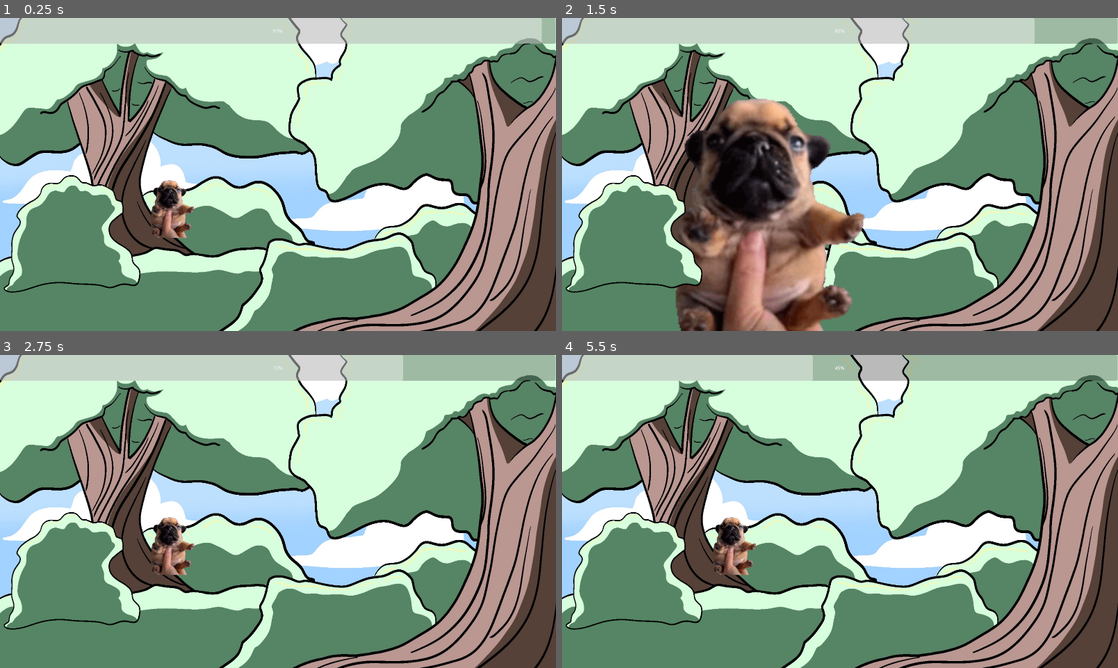
Above: before the commit, frames 1-4 (two rows, left to right).
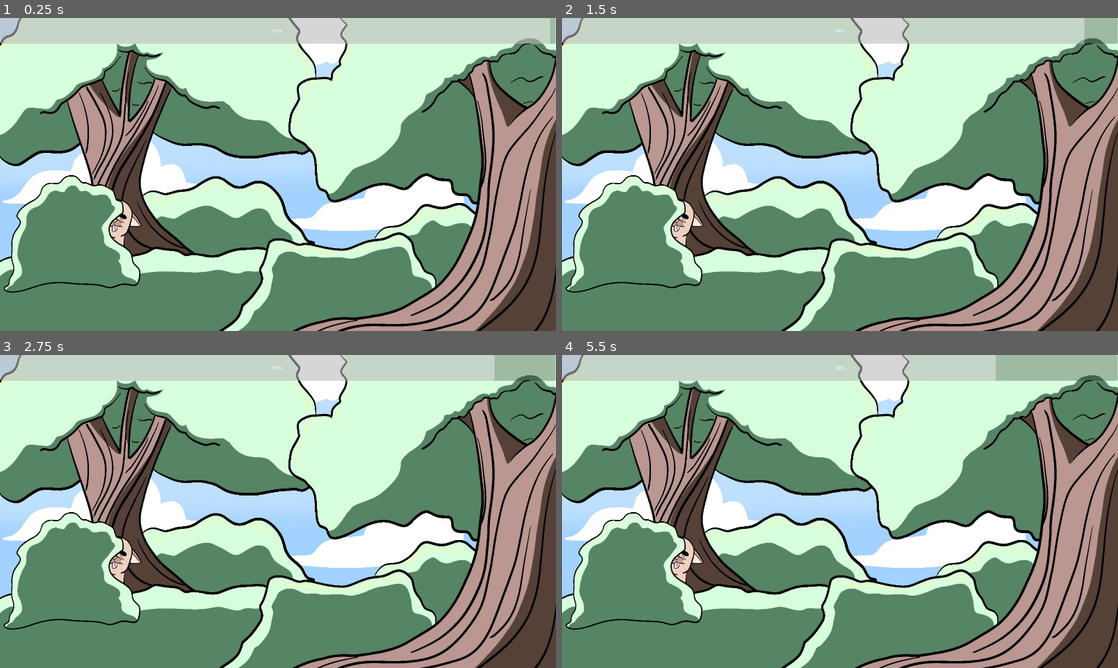
Above: after the commit, the same moments.

Repository: SkaldWorks/wash-my-pibble
Game: Godot game, scene res://Scenes/level scenes/Find Pibble.tscn
Two runs of this game, one before a commit and one after it. Both use one fixed random seed, a clock stepped at 60 frames per second and the inputs below. This scene is started directly instead of the project's main scene. The engine's default icon, where the game draws it, is replaced by a stand-in: a white triangle on a blue panel in a dark square.
Inputs (mouse positions are in pixels of both pictures, inside the frame that each line leads up to):
- Up to frame 1 (0.25 s): no input
- Up to frame 2 (1.5 s): move the mouse to (962, 158) at 0.52 s; click (962, 158) at 0.67 s; drag from (728, 190) to (812, 237) at 1.27 s
- Up to frame 3 (2.75 s): move the mouse to (333, 442) at 2.02 s; click (333, 442) at 2.17 s
- Up to frame 4 (5.5 s): drag from (812, 574) to (673, 464) at 2.77 s; move the mouse to (1006, 558) at 3.52 s; click (1006, 558) at 3.67 s; drag from (673, 464) to (734, 545) at 4.27 s; move the mouse to (867, 511) at 5.02 s; click (867, 511) at 5.17 s

The runs differ from the first frame. In frame 1, 1.5% of the frame differs, in the area x 19-99%, y 0-73%; in frame 2, 18%, in the area x 19-94%, y 0-100%; in frame 3, 2.7%; in frame 4, 4.0%.

Commit message:
updates to find and feed pibble

Diff:
--- a/Scenes/level scenes/Feed Pibble.tscn
+++ b/Scenes/level scenes/Feed Pibble.tscn
@@ -1,8 +1,28 @@
-[gd_scene load_steps=4 format=3 uid="uid://bxqydea0jo8j1"]
+[gd_scene load_steps=7 format=3 uid="uid://bxqydea0jo8j1"]
 
 [ext_resource type="Texture2D" uid="uid://b1lb4jj7f0v00" path="res://Sprites/Backgrounds/EatingRoom.png" id="1_2a8as"]
-[ext_resource type="PackedScene" uid="uid://cooqh81k00ndx" path="res://Scenes/mechanic scenes/food.tscn" id="2_0nkyv"]
+[ext_resource type="PackedScene" uid="uid://cooqh81k00ndx" path="res://Scenes/mechanic scenes/goodFood.tscn" id="2_0nkyv"]
 [ext_resource type="PackedScene" uid="uid://devsg2oahmnr8" path="res://Scenes/mechanic scenes/pibble_eat.tscn" id="2_2a8as"]
+[ext_resource type="PackedScene" uid="uid://bg1a67ixsc62h" path="res://Scenes/mechanic scenes/next_scene_button.tscn" id="3_bjwoq"]
+[ext_resource type="PackedScene" uid="uid://xcqkoj0ja3f0" path="res://Scenes/mechanic scenes/bad_food.tscn" id="4_2ylgj"]
+
+[sub_resource type="SpriteFrames" id="SpriteFrames_spixd"]
+animations = [{
+"frames": [],
+"loop": true,
+"name": &"badEat",
+"speed": 5.0
+}, {
+"frames": [],
+"loop": true,
+"name": &"fatEat",
+"speed": 5.0
+}, {
+"frames": [],
+"loop": true,
+"name": &"goodEat",
+"speed": 5.0
+}]
 
 [node name="FeedPibble" type="Node2D"]
 
@@ -13,6 +33,15 @@
 
 [node name="PibbleEat" parent="." instance=ExtResource("2_2a8as")]
 position = Vector2(955, 656)
+sprite_frames = SubResource("SpriteFrames_spixd")
+animation = &"badEat"
+frame = 0
+frame_progress = 0.0
+spawn_button_scene = ExtResource("3_bjwoq")
 
-[node name="Food" parent="." instance=ExtResource("2_0nkyv")]
+[node name="goodFood" parent="." instance=ExtResource("2_0nkyv")]
 position = Vector2(436, 944)
+script = null
+
+[node name="badFood" parent="." instance=ExtResource("4_2ylgj")]
+position = Vector2(1460, 835)
--- a/Scenes/level scenes/Find Pibble.tscn
+++ b/Scenes/level scenes/Find Pibble.tscn
@@ -1,11 +1,18 @@
-[gd_scene load_steps=5 format=3 uid="uid://7x4kdlp1t47t"]
+[gd_scene load_steps=8 format=3 uid="uid://7x4kdlp1t47t"]
 
 [ext_resource type="Texture2D" uid="uid://bqxqumscne2xn" path="res://Sprites/Backgrounds/ForestBackground.png" id="1_hevlq"]
 [ext_resource type="PackedScene" uid="uid://c6qgylqwhxxgx" path="res://Scenes/mechanic scenes/scales.tscn" id="1_q1gdq"]
+[ext_resource type="Script" uid="uid://doft570sml3ko" path="res://Scenes/level scenes/find_pibble.gd" id="1_xm0d1"]
 [ext_resource type="Script" uid="uid://qomt03qo8qcn" path="res://Scripts/timer.gd" id="2_8jq66"]
+[ext_resource type="PackedScene" uid="uid://bg1a67ixsc62h" path="res://Scenes/mechanic scenes/next_scene_button.tscn" id="2_qvmf8"]
 [ext_resource type="Texture2D" uid="uid://bmkhiscsqf01k" path="res://Sprites/Props/BushProp.png" id="4_u6a7m"]
 
+[sub_resource type="RectangleShape2D" id="RectangleShape2D_21d6h"]
+size = Vector2(1938, 86)
+
 [node name="FindPibble" type="Node2D"]
+script = ExtResource("1_xm0d1")
+button_scene = ExtResource("2_qvmf8")
 
 [node name="TextureRect" type="TextureRect" parent="."]
 offset_right = 1920.0
@@ -13,10 +20,14 @@
 texture = ExtResource("1_hevlq")
 
 [node name="scales" parent="." instance=ExtResource("1_q1gdq")]
-position = Vector2(588, 659)
+position = Vector2(341, 772)
+min_scale = 0.5
+max_scale = 2.0
+top_y = 772.0
+bottom_y = 1080.0
 
 [node name="Timer" type="Timer" parent="."]
-wait_time = 10.0
+wait_time = 25.0
 one_shot = true
 autostart = true
 script = ExtResource("2_8jq66")
@@ -28,3 +39,9 @@
 [node name="Sprite2D" type="Sprite2D" parent="."]
 position = Vector2(247, 719)
 texture = ExtResource("4_u6a7m")
+
+[node name="Area2D" type="Area2D" parent="."]
+
+[node name="CollisionShape2D" type="CollisionShape2D" parent="Area2D"]
+position = Vector2(964, 1038)
+shape = SubResource("RectangleShape2D_21d6h")
--- /dev/null
+++ b/Scenes/level scenes/find_pibble.gd
@@ -0,0 +1,28 @@
+extends Node2D
+
+@export var button_scene: PackedScene  # assign your TextureButton scene in the Inspector
+
+func _ready() -> void:
+	# Connect to Area2D's "area_entered" signal
+	$Area2D.area_entered.connect(_on_area_entered)
+
+
+func _on_area_entered(area: Area2D) -> void:
+	# Check if the entered area belongs to the "scales" node
+	if area.get_parent().name == "scales":
+		_pause_timer()
+		_spawn_button()
+
+
+func _pause_timer() -> void:
+	if $Timer:
+		$Timer.stop()
+
+
+func _spawn_button() -> void:
+	if button_scene:
+		var button = button_scene.instantiate()
+		add_child(button)
+		# Optional: position the button near the center or wherever you want
+		if button is Node2D:
+			button.position = Vector2(200, 200)
--- a/Scenes/level scenes/takethingsoffpibble.tscn
+++ b/Scenes/level scenes/takethingsoffpibble.tscn
@@ -1,3 +1,18 @@
-[gd_scene load_steps=0 format=3 uid="uid://b3bn7mpg14esv"]
+[gd_scene load_steps=4 format=3 uid="uid://b3bn7mpg14esv"]
+
+[ext_resource type="Texture2D" uid="uid://c4pdve067am28" path="res://Sprites/Backgrounds/Washroom.png" id="1_wstrr"]
+[ext_resource type="Texture2D" uid="uid://dwuwcjg4kq3r5" path="res://Sprites/Pibble/PibbleMalnourished.png" id="2_rtvcb"]
+[ext_resource type="PackedScene" uid="uid://bg1a67ixsc62h" path="res://Scenes/mechanic scenes/next_scene_button.tscn" id="3_rtvcb"]
 
 [node name="Takethingsoffpibble" type="Node2D"]
+
+[node name="TextureRect" type="TextureRect" parent="."]
+offset_right = 40.0
+offset_bottom = 40.0
+texture = ExtResource("1_wstrr")
+
+[node name="PibbleMalnourished" type="Sprite2D" parent="."]
+position = Vector2(945, 553)
+texture = ExtResource("2_rtvcb")
+
+[node name="nextSceneButton" parent="." instance=ExtResource("3_rtvcb")]
--- a/Scenes/level scenes/test.tscn
+++ b/Scenes/level scenes/test.tscn
@@ -6,7 +6,7 @@
 [ext_resource type="PackedScene" uid="uid://dwr1ycean4gh3" path="res://Scenes/mechanic scenes/picksUp.tscn" id="5_xh5fj"]
 [ext_resource type="PackedScene" uid="uid://c6qgylqwhxxgx" path="res://Scenes/mechanic scenes/scales.tscn" id="6_y7s2u"]
 [ext_resource type="PackedScene" uid="uid://devsg2oahmnr8" path="res://Scenes/mechanic scenes/pibble_eat.tscn" id="7_scgmq"]
-[ext_resource type="PackedScene" uid="uid://cooqh81k00ndx" path="res://Scenes/mechanic scenes/food.tscn" id="8_hhv5l"]
+[ext_resource type="PackedScene" uid="uid://cooqh81k00ndx" path="res://Scenes/mechanic scenes/goodFood.tscn" id="8_hhv5l"]
 [ext_resource type="PackedScene" uid="uid://cqa85txlahpsg" path="res://Scenes/mechanic scenes/snap_to.tscn" id="9_mt2xe"]
 [ext_resource type="PackedScene" uid="uid://fq2gdvxbbw26" path="res://Scenes/mechanic scenes/dirt_scrub.tscn" id="10_84hcm"]
 [ext_resource type="PackedScene" uid="uid://bjcis78bmavdh" path="res://Scenes/mechanic scenes/clothes.tscn" id="10_ajccv"]
--- /dev/null
+++ b/Scenes/mechanic scenes/bad_food.tscn
@@ -0,0 +1,19 @@
+[gd_scene load_steps=4 format=3 uid="uid://xcqkoj0ja3f0"]
+
+[ext_resource type="Texture2D" uid="uid://bdaurpi27egvj" path="res://Sprites/buuug.jpg" id="1_aa5dg"]
+[ext_resource type="Script" uid="uid://bl7pgubchu5c7" path="res://Scripts/BadFood.gd" id="2_gar8h"]
+
+[sub_resource type="RectangleShape2D" id="RectangleShape2D_aa5dg"]
+size = Vector2(724, 742)
+
+[node name="badFood" type="Sprite2D"]
+scale = Vector2(0.5, 0.5)
+texture = ExtResource("1_aa5dg")
+script = ExtResource("2_gar8h")
+respawn_time = 0.0
+
+[node name="Area2D" type="Area2D" parent="."]
+
+[node name="CollisionShape2D" type="CollisionShape2D" parent="Area2D"]
+position = Vector2(-1, 1)
+shape = SubResource("RectangleShape2D_aa5dg")
--- a/Scenes/mechanic scenes/food.tscn
+++ b/Scenes/mechanic scenes/goodFood.tscn
@@ -1,14 +1,15 @@
 [gd_scene load_steps=4 format=3 uid="uid://cooqh81k00ndx"]
 
 [ext_resource type="Texture2D" uid="uid://bjwnel5syjday" path="res://Sprites/icon.svg" id="1_fhto3"]
-[ext_resource type="Script" uid="uid://xdluugj6a0ny" path="res://Scripts/food.gd" id="1_j4qko"]
+[ext_resource type="Script" uid="uid://7a7n8wm6ckbu" path="res://Scripts/GoodFood.gd" id="2_pw5yi"]
 
 [sub_resource type="RectangleShape2D" id="RectangleShape2D_h4kkx"]
 size = Vector2(128, 128)
 
-[node name="Food" type="Sprite2D"]
+[node name="goodFood" type="Sprite2D"]
 texture = ExtResource("1_fhto3")
-script = ExtResource("1_j4qko")
+script = ExtResource("2_pw5yi")
+respawn_time = 0.0
 
 [node name="Area2D" type="Area2D" parent="."]
 
--- a/Scenes/mechanic scenes/scales.tscn
+++ b/Scenes/mechanic scenes/scales.tscn
@@ -1,17 +1,19 @@
 [gd_scene load_steps=4 format=3 uid="uid://c6qgylqwhxxgx"]
 
-[ext_resource type="Texture2D" uid="uid://fr8nnxghiafr" path="res://Sprites/placeholderPibble.png" id="1_4kgt2"]
+[ext_resource type="Texture2D" uid="uid://2sxehkmwa3sx" path="res://Sprites/Pibble/Find_my_pibbles.png" id="1_4kgt2"]
 [ext_resource type="Script" uid="uid://cfo0inet3u5oo" path="res://Scripts/scales.gd" id="2_jprva"]
 
 [sub_resource type="RectangleShape2D" id="RectangleShape2D_jprva"]
-size = Vector2(127, 208)
+size = Vector2(482, 491)
 
 [node name="scales" type="Sprite2D"]
+scale = Vector2(0.6, 0.6)
 texture = ExtResource("1_4kgt2")
 script = ExtResource("2_jprva")
+bottom_y = 10000.0
 
 [node name="Area2D" type="Area2D" parent="."]
 
 [node name="CollisionShape2D" type="CollisionShape2D" parent="Area2D"]
-position = Vector2(0.5, 2)
+position = Vector2(6, -0.5)
 shape = SubResource("RectangleShape2D_jprva")
--- /dev/null
+++ b/Scripts/BadFood.gd
@@ -0,0 +1,10 @@
+extends "res://scripts/food.gd"
+
+# Optionally export a lose_scene and a threshold (eater can also handle this)
+@export var lose_scene: String = "res://scenes/lose_scene.tscn"
+
+func _on_eaten_by(eater: Node) -> void:
+	# Inform the eater that a bad food was eaten (if it knows how)
+	if eater and eater.has_method("on_bad_eat"):
+		eater.call_deferred("on_bad_eat", self)
+	# If eater doesn't implement on_bad_eat, you could add fallback logic here.
--- /dev/null
+++ b/Scripts/GoodFood.gd
@@ -0,0 +1,6 @@
+extends "res://scripts/food.gd"
+
+func _on_eaten_by(eater: Node) -> void:
+	# Inform the eater that a good food was eaten (if it knows how)
+	if eater and eater.has_method("on_good_eat"):
+		eater.call_deferred("on_good_eat", self)
--- a/Scripts/food.gd
+++ b/Scripts/food.gd
@@ -1,4 +1,6 @@
 extends "res://scripts/draggable.gd"
+
+@export var respawn_time: float = 3.0  # seconds until the food reappears after being eaten
 
 # If this draggable's Area2D overlaps an eater, this will hold that eater node.
 var over_eater: Node = null
@@ -12,21 +14,30 @@
 	$Area2D.area_exited.connect(_on_area_exited)
 
 
-# Override stop drag so we can delete the object if released over an eater
+# Override stop drag so we can handle being eaten
 func _stop_drag() -> void:
 	# If we are over an eater when the mouse is released -> eaten
 	if over_eater and over_eater.is_inside_tree():
-		# Optional: let eater react (e.g., play sound, increment score).
-		# If the eater implements on_eat(picked_node), it will be called.
+		# Let eater react with the generic on_eat hook (keeps backwards compat)
 		if over_eater.has_method("on_eat"):
 			over_eater.call_deferred("on_eat", self)
-		# Remove the dragged object
-		queue_free()
+
+		# Allow child classes to react (good/bad food)
+		_on_eaten_by(over_eater)
+
+		# Hide & respawn later instead of freeing
+		_handle_eaten_and_respawn()
 		return
 
 	# Otherwise behave normally (just stop dragging; base handles state)
 	if has_method("_stop_drag"):
 		super._stop_drag()
+
+
+# Default empty hook — child classes override this to inform eater of type
+func _on_eaten_by(eater: Node) -> void:
+	# intentionally empty in base class
+	pass
 
 
 # Keep track when our Area2D enters another Area2D
@@ -46,3 +57,33 @@
 		return
 	if over_eater == parent:
 		over_eater = null
+
+
+# -- internal: hide, disable, start respawn timer
+func _handle_eaten_and_respawn() -> void:
+	# hide visually & disable interaction
+	visible = false
+	# disable area monitoring so it won't be re-eaten while hidden
+	if $Area2D:
+		$Area2D.monitoring = false
+		$Area2D.set_deferred("monitorable", false)
+	# stop being draggable temporarily
+	is_dragging = false
+	set_process(false)
+	set_process_input(false)
+
+	# schedule respawn
+	var t = get_tree().create_timer(respawn_time)
+	t.timeout.connect(_respawn)
+
+func _respawn() -> void:
+	# Put back to original spot and re-enable everything
+	position = original_position
+	visible = true
+	if $Area2D:
+		$Area2D.monitoring = true
+		$Area2D.set_deferred("monitorable", true)
+	set_process(true)
+	set_process_input(true)
+	# reset eater ref in case it changed
+	over_eater = null
--- a/Scripts/pibbleEat.gd
+++ b/Scripts/pibbleEat.gd
@@ -1,14 +1,58 @@
 extends AnimatedSprite2D
 
+# thresholds & scene paths you can tweak in the Inspector
+@export var bad_threshold: int = 3
+@export var lose_scene_path: String = "res://scenes/lose_scene.tscn"
+
+@export var good_animation_threshold: int = 2
+@export var good_button_threshold: int = 4
+@export var spawn_button_scene: PackedScene
+
+# counts
+var bad_count: int = 0
+var good_count: int = 0
+
 func _ready() -> void:
-	# Add this node to the "Eater" group so draggable objects can detect it
 	add_to_group("Eater")
 
-# Called by draggable when it is released over the eater
+# generic on_eat (keeps backwards compatibility)
 func on_eat(item: Node) -> void:
-	if item and item.is_inside_tree():
-		# Start the eating animation
-		if animation != "":
-			play()  # plays the currently set animation
-		# Remove the dragged object
-		item.call_deferred("queue_free")
+	# default: play current animation once if set
+	if animation != "":
+		play()
+
+# called by bad food
+func on_bad_eat(item: Node) -> void:
+	bad_count += 1
+	# play eat animation if available
+	if animation != "":
+		play('badEat')
+	# check loss condition
+	if bad_count >= bad_threshold:
+		if lose_scene_path != "":
+			get_tree().change_scene_to_file(lose_scene_path)
+
+# called by good food
+func on_good_eat(item: Node) -> void:
+	good_count += 1
+	# play eat animation if available
+	if animation != "":
+		play('goodEat')
+
+	# play a special animation once when reaching the small threshold
+	if good_count == good_animation_threshold:
+		# attempt to play "happy" animation if available; fallback to current animation
+		play("FatEat")
+
+	# spawn a button when a higher threshold is reached
+	if good_count >= good_button_threshold and spawn_button_scene:
+		var btn = spawn_button_scene.instantiate()
+		# add to current scene root (simple)
+		var root = get_tree().current_scene
+		if root:
+			root.call_deferred("add_child", btn)
+			# put near eater
+			if btn is Node2D:
+				btn.global_position = global_position + Vector2(0, 60)
+		# Avoid spawning repeatedly: increase good_button_threshold so it won't spawn again, or clear the scene
+		good_button_threshold = 9999
--- a/Scripts/scales.gd
+++ b/Scripts/scales.gd
@@ -4,16 +4,30 @@
 @export var max_scale := 5.0
 @export var top_y := 100.0
 @export var bottom_y := 800.0
+
 var original_scale := Vector2.ONE
+var has_reached_target := false  # 👈 New variable to track if it's inside the target area
 
 func _ready():
 	super._ready()
 	original_scale = scale
 
+	# Connect to this node's Area2D signals (make sure "Area2D" exists as a child)
+	if has_node("Area2D"):
+		$Area2D.area_entered.connect(_on_area_entered)
+
 func _process(_delta):
 	if is_dragging:
+		# Change size based on Y position (closer = bigger)
 		var t = clamp(inverse_lerp(top_y, bottom_y, position.y), 0.0, 1.0)
 		scale = Vector2.ONE * lerp(min_scale, max_scale, t)
 	else:
-		position = position.lerp(original_position, 0.15)
-		scale = scale.lerp(original_scale, 0.15)
+		# Only snap back if it hasn't reached the target
+		if not has_reached_target:
+			position = position.lerp(original_position, 0.15)
+			scale = scale.lerp(original_scale, 0.15)
+
+
+func _on_area_entered(area: Area2D) -> void:
+	if area.get_parent().name == "FindPibble":  # change this if the parent’s name differs
+		has_reached_target = true
Not shown, added: Scenes/level scenes/find_pibble.gd.uid
Not shown, added: Scripts/BadFood.gd.uid
Not shown, added: Scripts/GoodFood.gd.uid
